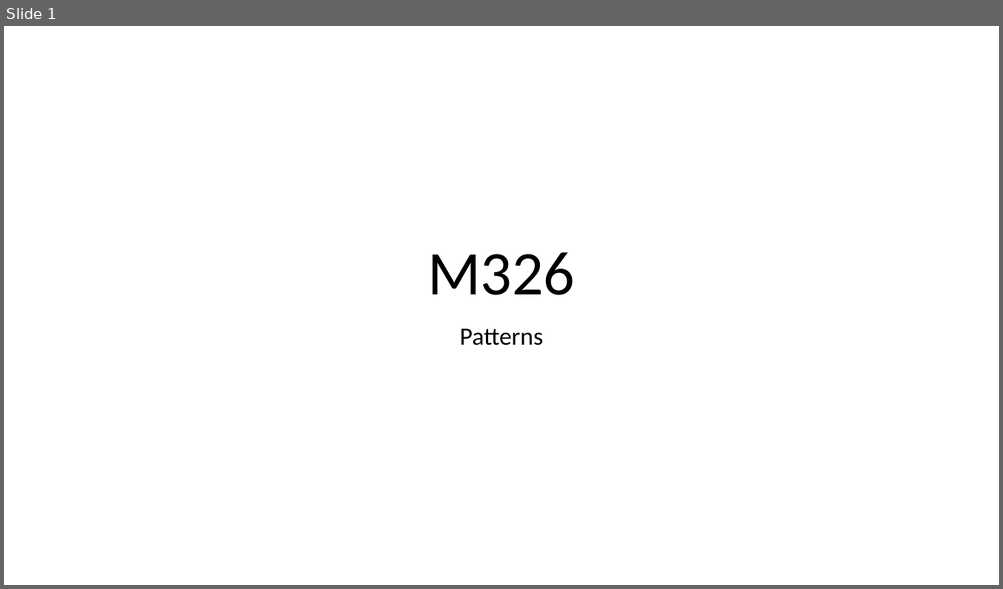
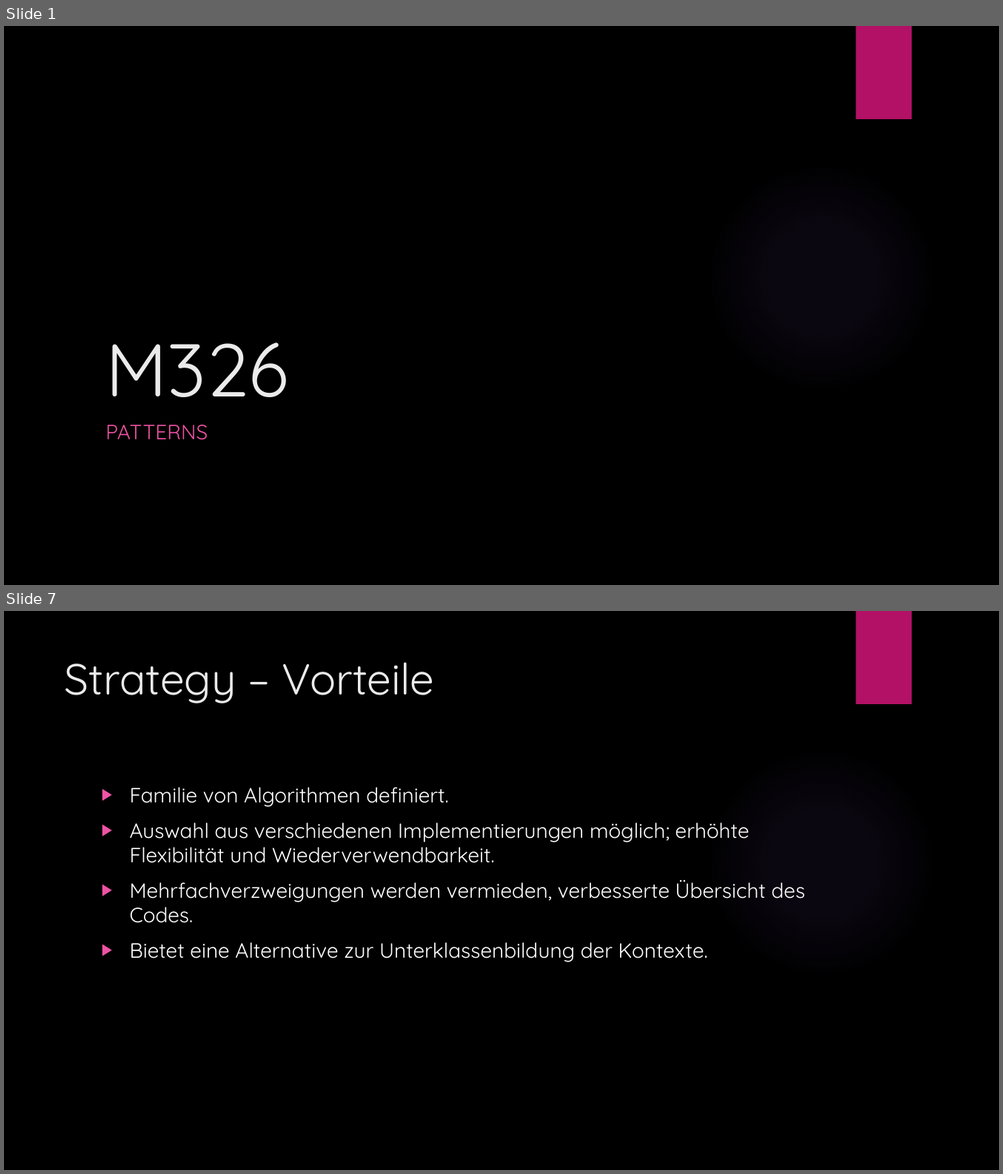
Before and after one commit to Kuraikari/M326, a slide deck: m326.pptx. Shown one above the other, each under a label of ours: slide 1 before the commit, slides 1 and 7 after it; the slides between them are not shown. The pictures are 1003x589 and 1003x1174 pixels, drawn with LibreOffice and Linux fonts; fonts in the diff are those of the drawing; background and template pictures are left out. Boxes give left, top, right and bottom in pixels: in the first picture for what was removed or moved away, otherwise in the second. Text is boxed around its words. In the diff, an @@ line names an element or a change of style, - is before the commit and + after.

```diff
--- a/m326.pptx
+++ b/m326.pptx
@@ slide 7 added at (4,611,999,1170), background picture (left out); not listed: 2 template elements that a slide beside it also shows @@
@@ title added at (64,662,435,703), 42 pt, text #EBEBEB @@
+Strategy – Vorteile
@@ text added at (130,787,805,963), 20 pt, text #FFFFFF @@
+▶ Familie von Algorithmen definiert.
+▶ Auswahl aus verschiedenen Implementierungen möglich; erhöhte Flexibilität und Wiederverwendbarkeit.
+▶ Mehrfachverzweigungen werden vermieden, verbesserte Übersicht des Codes.
+▶ Bietet eine Alternative zur Unterklassenbildung der Kontexte.
@@ slide 1 changed as well @@
@@ background #FFFFFF to picture (left out) @@
@@ rectangle added at (855,26,911,119), fill #B31166 @@
@@ title "M326": place and size @@
-title "M326" at (427,252,575,295)
+title "M326" at (105,343,288,397)
@@ title "M326" at (105,343,288,397): size 60 to 72 pt, font Calibri to Quicksand, text colour #000000 to #EBEBEB; alignment centre to left; line spacing 0.9 to 1 @@
@@ ellipse added at (706,163,936,392), fill gradient #9B6BF2 @@
@@ subtitle at (105,425,208,440): text changed; size 24 to 20 pt; font Calibri to Quicksand; text colour #000000 to #EF53A5 @@
-Patterns
+PATTERNS
```
Also in this commit, not shown: 4 other slides changed, 9 other slides added, 1 slide removed.
